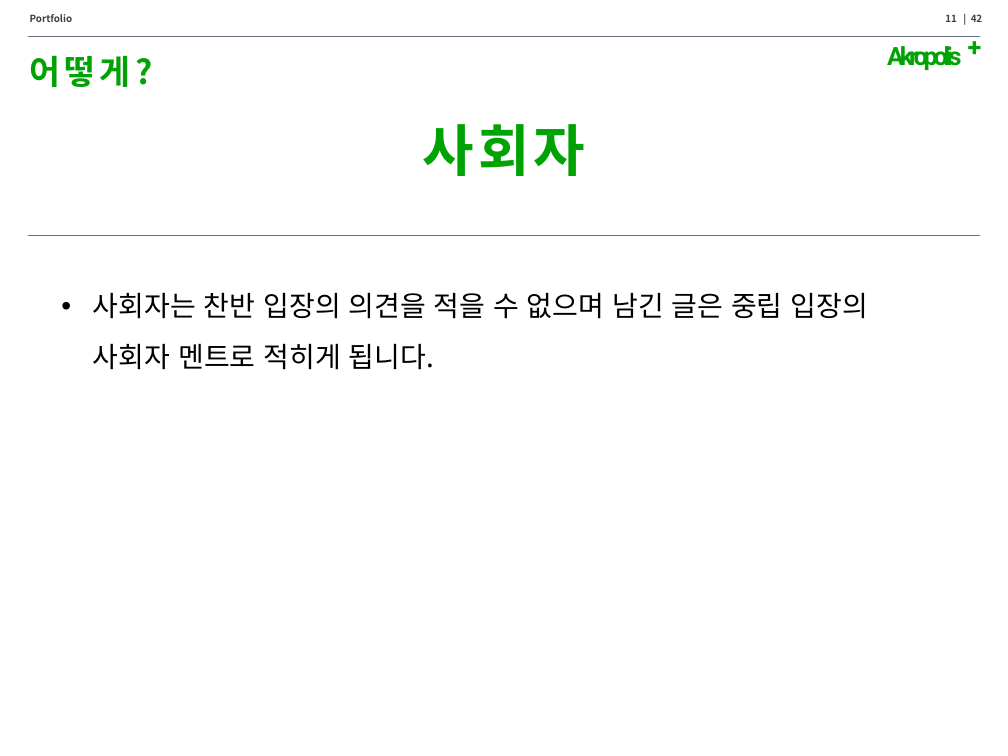
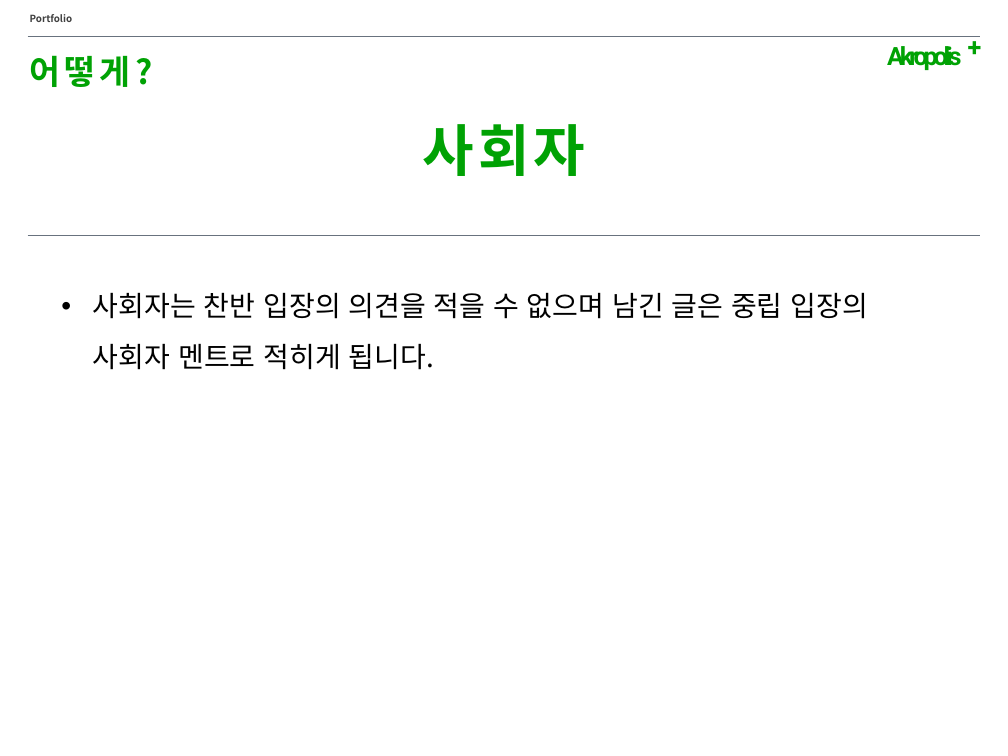
Before and after one commit to Song-InSeok/Akropolis, a slide deck: slide 11 of document/Mid_Presentation_templet.pptx. Drawn at 1008x756 pixels with LibreOffice and Linux fonts; fonts in the diff are those of the drawing. Boxes give left, top, right and bottom in pixels: in the first picture for what was removed or moved away, otherwise in the second. Text is boxed around its words. In the diff, an @@ line names an element or a change of style, - is before the commit and + after.

```diff
--- a/document/Mid_Presentation_templet.pptx
+++ b/document/Mid_Presentation_templet.pptx
@@ page number removed at [945, 14, 982, 22] @@
-11 | 42
```
Also in this commit, not shown: 13 other slides changed, 7 slides added, 1 slide removed, 5 other files.
